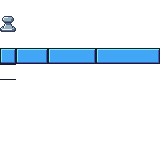
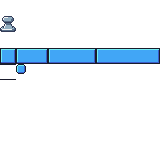
Comparing the layer stacks of the two (160, 160) images. Changes:
painted on "TextureSheet.png" over (16, 64, 26, 74)
